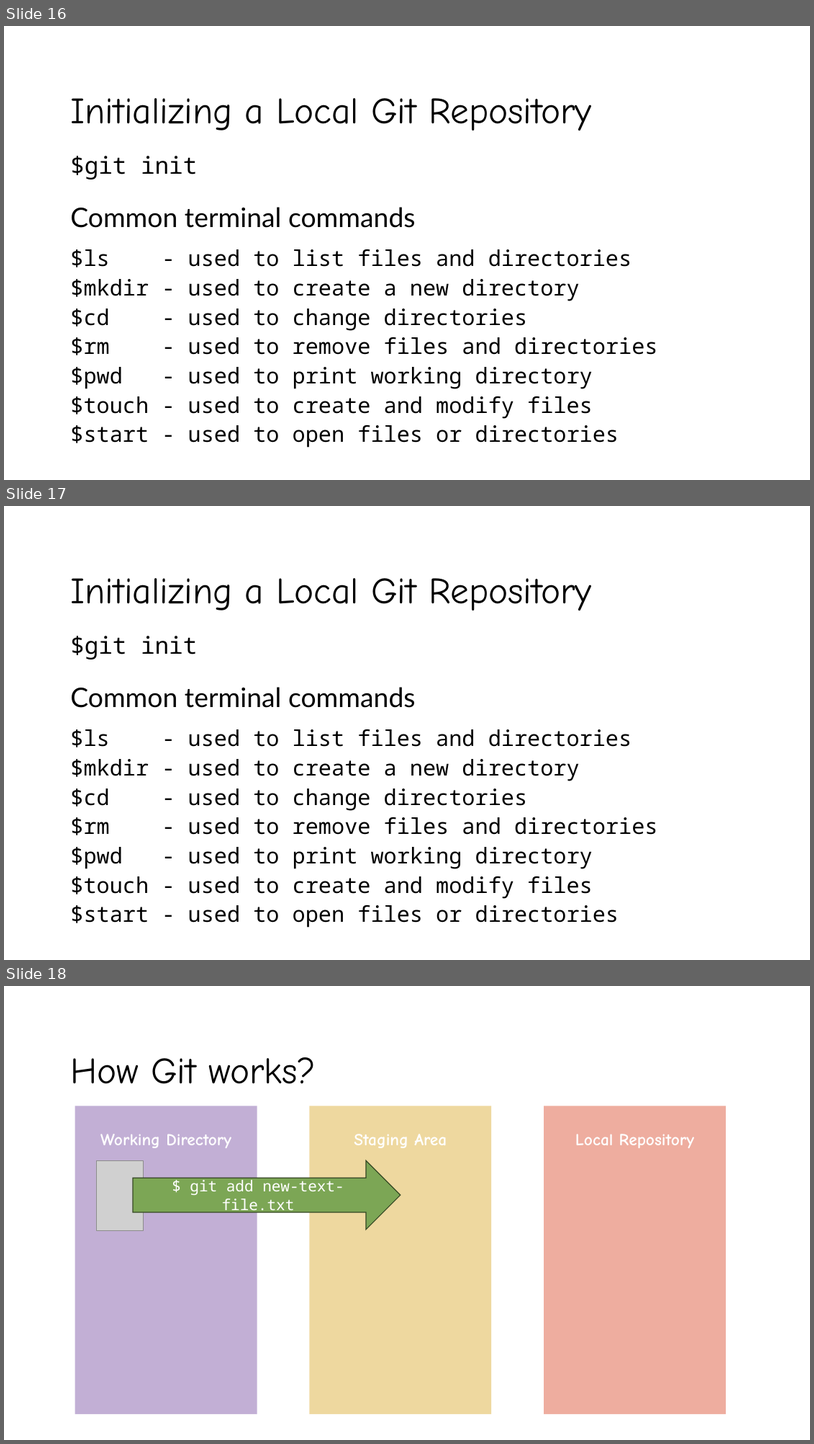
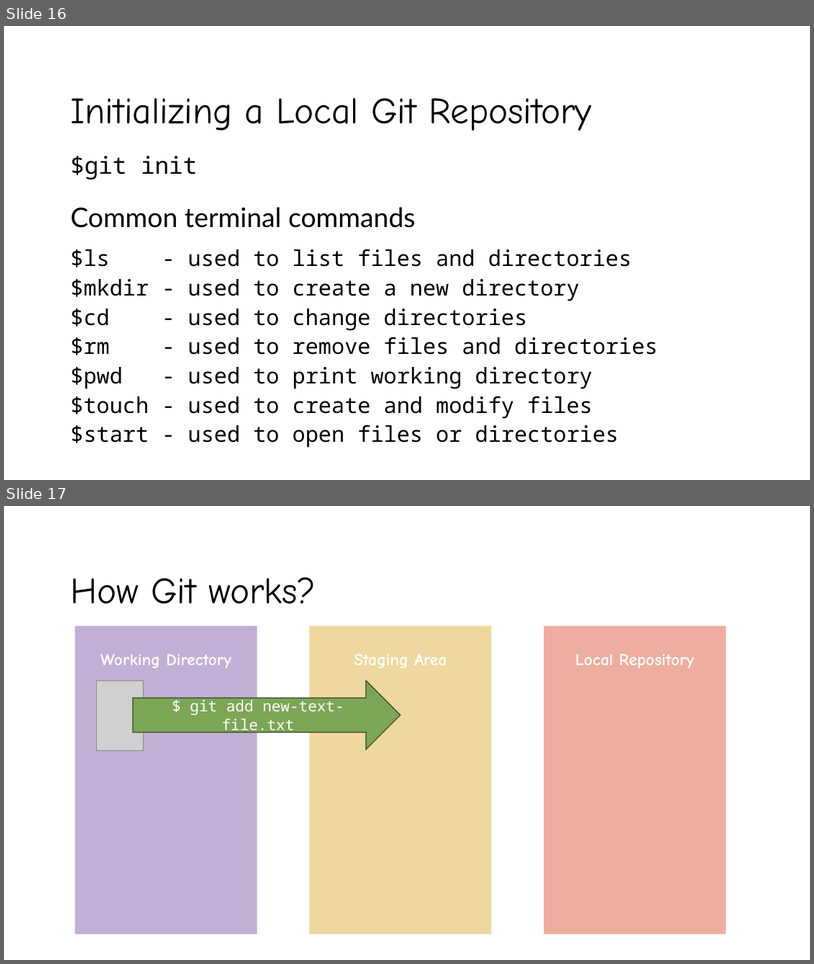
Before and after one commit to microsoft/workshop-library, a slide deck: full/intro-git-github-version-control/slides.pptx. Shown one above the other, each under a label of ours: slides 16, 17 and 18 before the commit, slides 16 and 17 after it. The pictures are 814x1444 and 814x964 pixels, drawn with LibreOffice and Linux fonts; fonts in the diff are those of the drawing; grey boxes stand for pictures. Boxes give left, top, right and bottom in pixels: in the first picture for what was removed or moved away, otherwise in the second. Text is boxed around its words. In the diff, an @@ line names an element or a change of style, - is before the commit and + after.

```diff
--- a/full/intro-git-github-version-control/slides.pptx
+++ b/full/intro-git-github-version-control/slides.pptx
@@ slide 17 removed at [4,506,810,960], background #FFFFFF @@
@@ title removed at [70,578,592,611] @@
-Initializing a Local Git Repository
@@ text removed at [70,636,197,659] @@
-$git init
@@ text removed at [70,687,416,708] @@
-Common terminal commands
@@ text removed at [70,729,658,927] @@
-$ls - used to list files and directories
-$mkdir - used to create a new directory
-$cd - used to change directories
-$rm - used to remove files and directories
-$pwd - used to print working directory
-$touch - used to create and modify files
-$start - used to open files or directories
@@ what was slide 18 is now slide 17 @@
```
Also in this commit, not shown: 6 slides changed.
